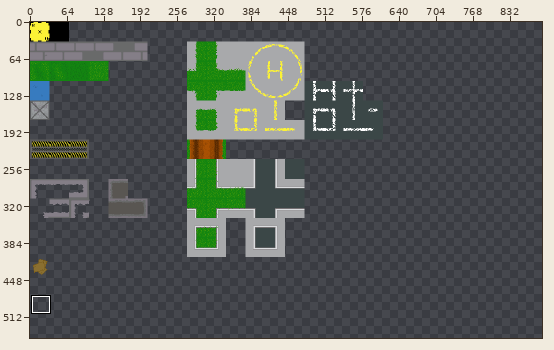
One commit to this pixel-art file: Assets/Sprites/floor.aseprite. Above, an overview of the earlier version with the close-up marked.
Close-up. First the earlier version:
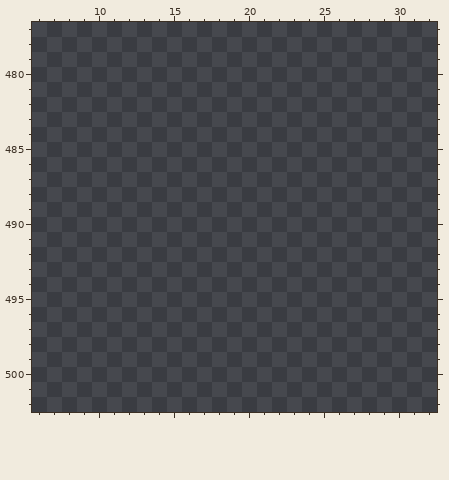
1024x1024 pixels, 1 frame. Colours within 5 levels of each other are drawn and written as one. Shown: x 6..32, y 477..502. The wide view leaves out empty margins. The commit also changed other parts of the picture, which this record leaves out.
The same view after the edit:
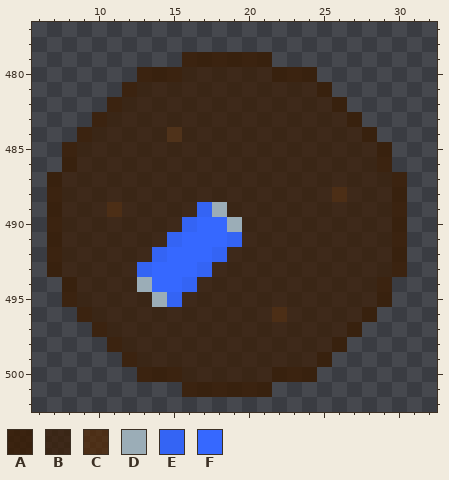
Palette (. is transparent): A #381a01cd  B #3a1b01ad  C #542701ad  D #9badb7  E #3464f4  F #3668ff
Diff:
Layer "Layer 1":
Colour A is added in row 479 at x 16 to 21; in row 480 at x 13 to 15 and 22 to 24; in row 481 at x 12 and 25; in row 482 at x 11 and 26; in row 483 at x 10 and 27; in row 484 at x 9 and 28.
Colour A is added in rows 485 to 486 at x 8 and 29; in rows 487 to 493 at x 7 and 30; in rows 494 to 495 at x 8 and 29; in row 496 at x 9 and 28; in row 497 at x 10 and 27; in row 498 at x 11 and 26.
Colour A is added in row 499 at x 12 and 25; in row 500 at x 13 to 15 and 22 to 24; in row 501 at x 16 to 21.
Colour B is added in row 480 at x 16 to 21; in row 481 at x 13 to 24; in row 482 at x 12 to 25; in row 483 at x 11 to 26; in row 484 at x 10 to 14 and 16 to 27; in rows 485 to 486 at x 9 to 28.
Colour B is added in row 487 at x 8 to 29; in row 488 at x 8 to 25 and 27 to 29; in row 489 at x 8 to 10, 12 to 16 and 19 to 29; in row 490 at x 8 to 15 and 20 to 29; in row 491 at x 8 to 14 and 20 to 29; in row 492 at x 8 to 13 and 19 to 29.
Colour B is added in row 493 at x 8 to 12 and 18 to 29; in row 494 at x 9 to 12 and 17 to 28; in row 495 at x 9 to 13 and 16 to 28; in row 496 at x 10 to 21 and 23 to 27; in row 497 at x 11 to 26; in row 498 at x 12 to 25.
Colour B is added in row 499 at x 13 to 24; in row 500 at x 16 to 21.
Colour C is added in row 484 at x 15; in row 488 at x 26; in row 489 at x 11; in row 496 at x 22.
Colour D is added in row 489 at x 18; in row 490 at x 19; in row 494 at x 13; in row 495 at x 14.
Colour E is added in row 489 at x 17; in row 490 at x 16; in row 491 at x 15 and 19; in row 492 at x 14 and 18; in row 493 at x 13 and 17; in row 494 at x 16.
Colour E is added in row 495 at x 15.
Colour F is added in row 490 at x 17 to 18; in row 491 at x 16 to 18; in row 492 at x 15 to 17; in row 493 at x 14 to 16; in row 494 at x 14 to 15.
Where, in picture pixels (left, top, right, bottom), the same in both close-ups:
added: (47, 52, 407, 397)
